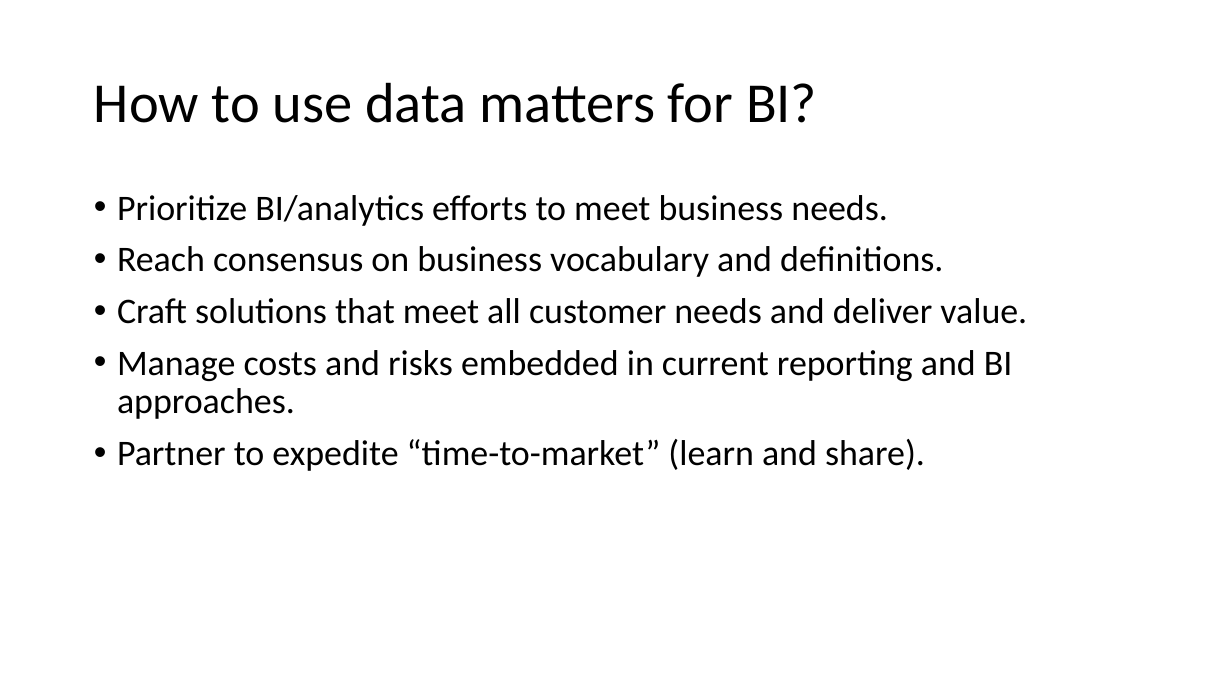
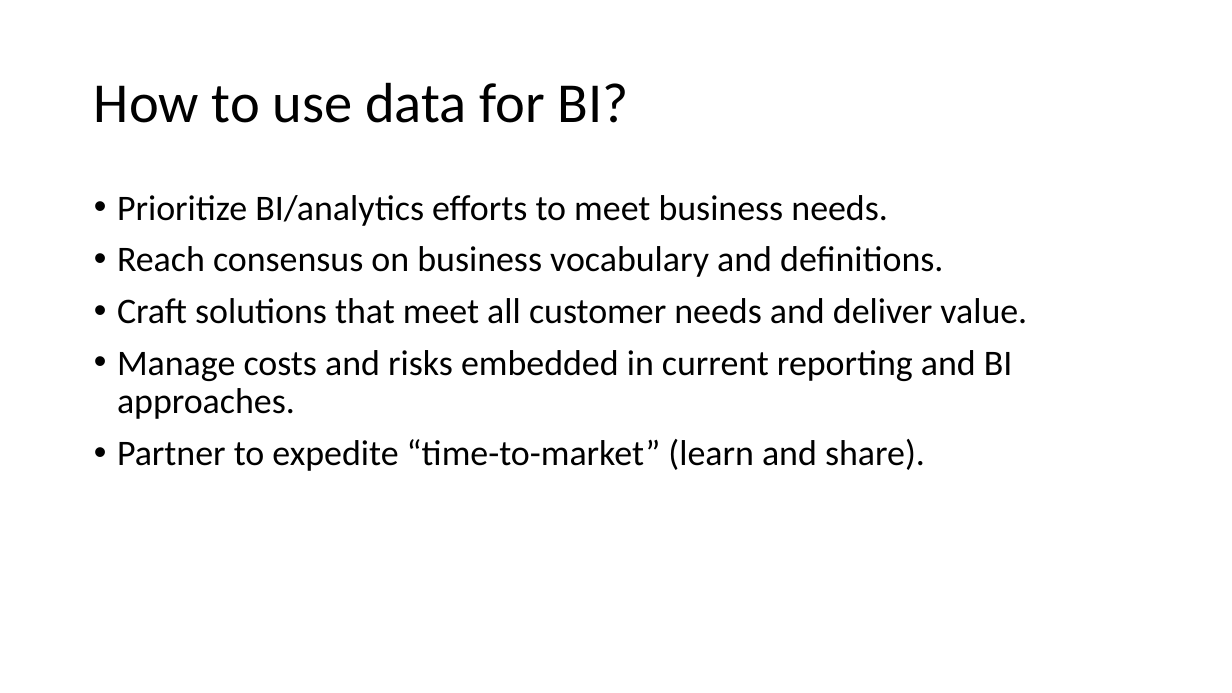
Before and after one commit to kate0543/BIiP-Data-Visualization, a slide deck: slide 3 of BIP Data Graphs.pptx. Drawn at 1232x693 pixels with LibreOffice and Linux fonts; fonts in the diff are those of the drawing; background and template pictures are left out. Boxes give left, top, right and bottom in pixels: in the first picture for what was removed or moved away, otherwise in the second. Text is boxed around its words. In the diff, an @@ line names an element or a change of style, - is before the commit and + after.

```diff
--- a/BIP Data Graphs.pptx
+++ b/BIP Data Graphs.pptx
@@ title at <box>94,82,629,123</box>: text changed @@
-How to use data matters for BI?
+How to use data for BI?
```
Also in this commit, not shown: 5 other slides changed, 4 slides added, 18 other files.
